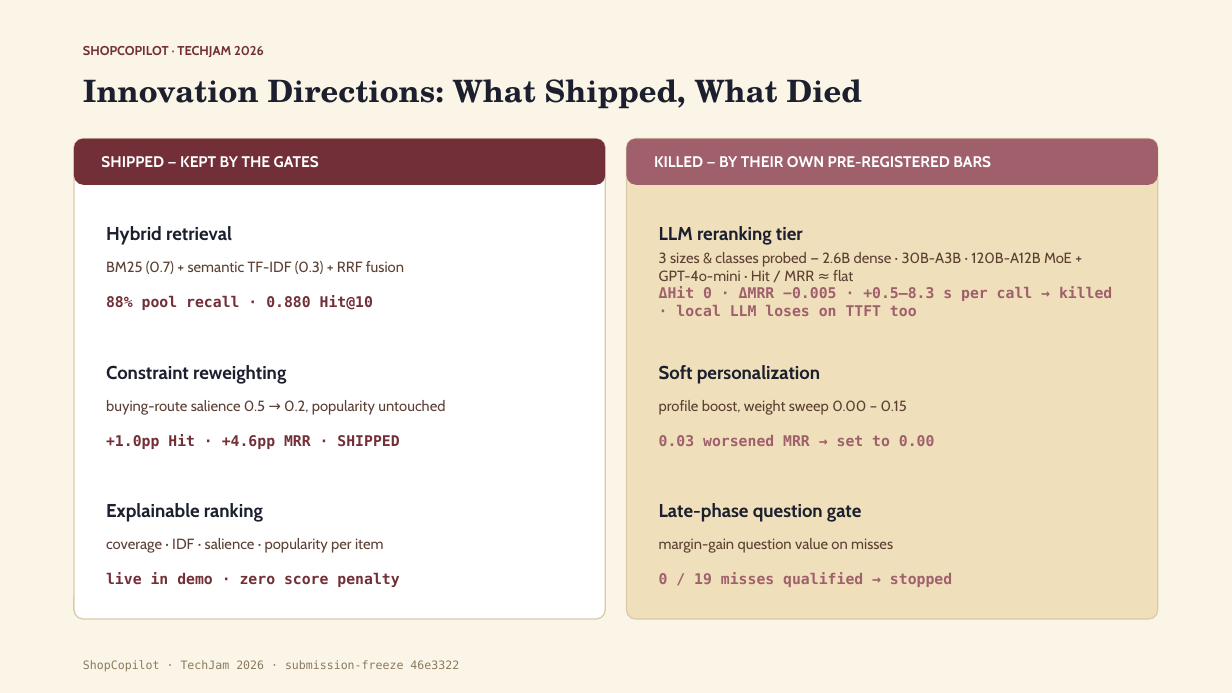
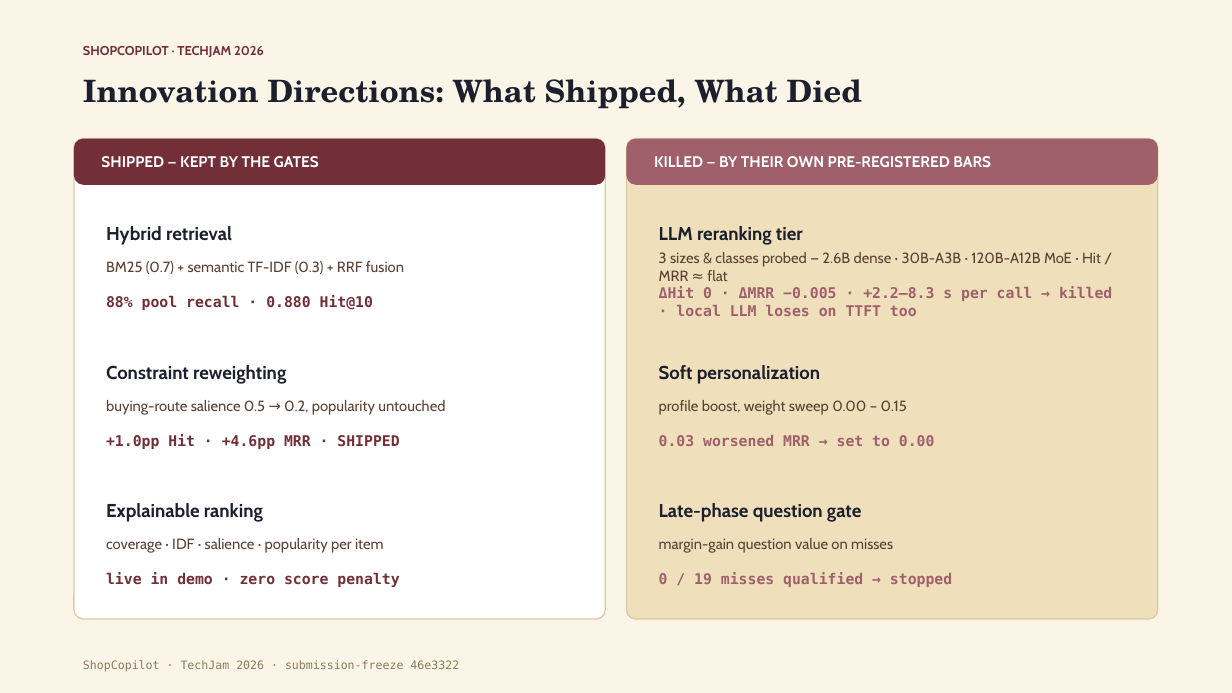
Before and after one commit to Shaneeen/ShopCopilot, a slide deck: slide 4 of docs/presentation/ShopCopilot_TechJam_Deck.pptx. Drawn at 1232x693 pixels with LibreOffice and Linux fonts; fonts in the diff are those of the drawing. Boxes give left, top, right and bottom in pixels: in the first picture for what was removed or moved away, otherwise in the second. Text is boxed around its words. In the diff, an @@ line names an element or a change of style, - is before the commit and + after.

```diff
--- a/docs/presentation/ShopCopilot_TechJam_Deck.pptx
+++ b/docs/presentation/ShopCopilot_TechJam_Deck.pptx
@@ text at (659,252,1101,281): text changed @@
-3 sizes & classes probed — 2.6B dense · 30B-A3B · 120B-A12B MoE + GPT-4o-mini · Hit / MRR ≈ flat
+3 sizes & classes probed — 2.6B dense · 30B-A3B · 120B-A12B MoE · Hit / MRR ≈ flat
@@ text at (659,286,1112,316): text changed @@
-ΔHit 0 · ΔMRR −0.005 · +0.5–8.3 s per call → killed · local LLM loses on TTFT too
+ΔHit 0 · ΔMRR −0.005 · +2.2–8.3 s per call → killed · local LLM loses on TTFT too
```
Also in this commit, not shown: 3 other files.
